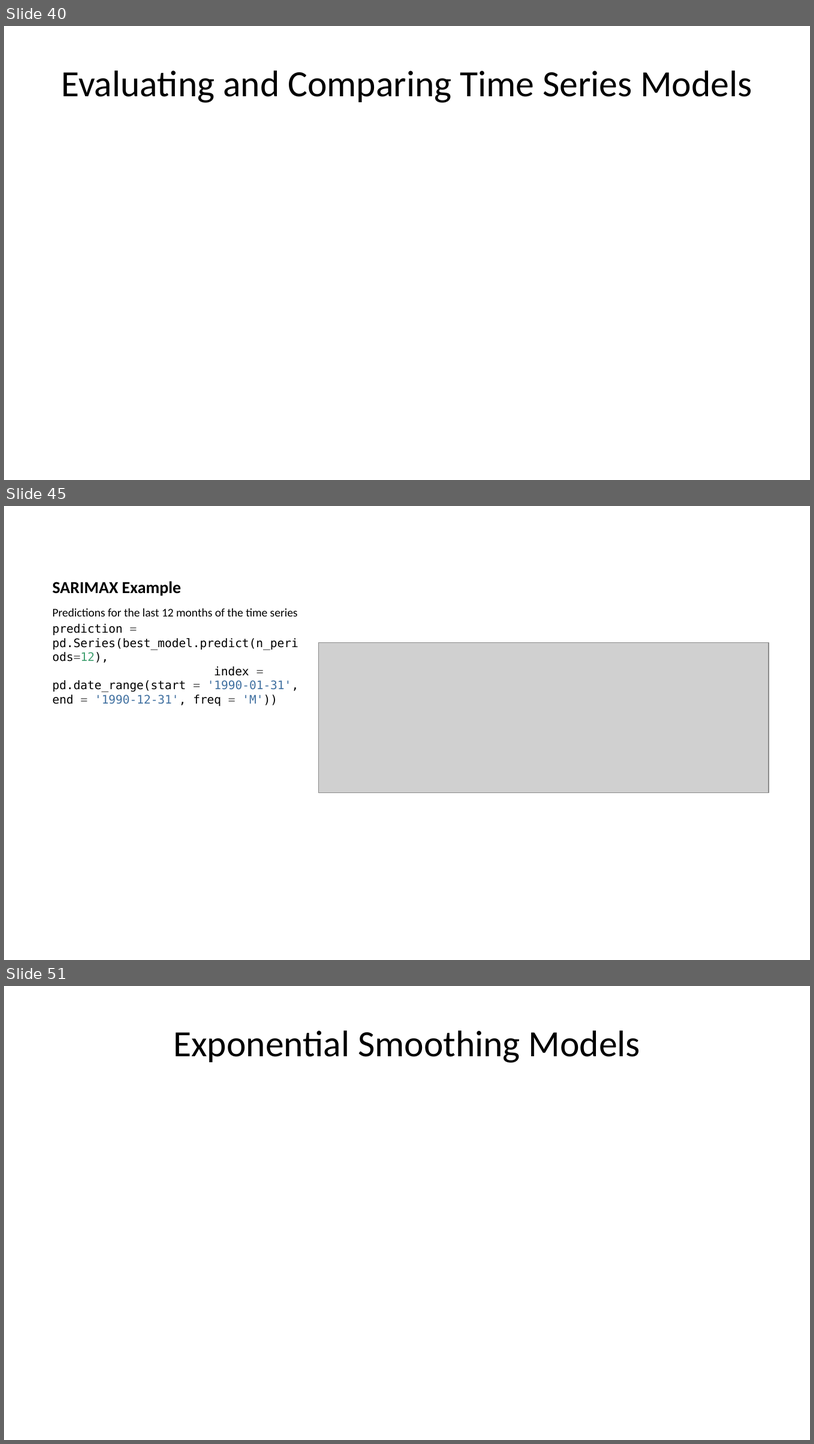
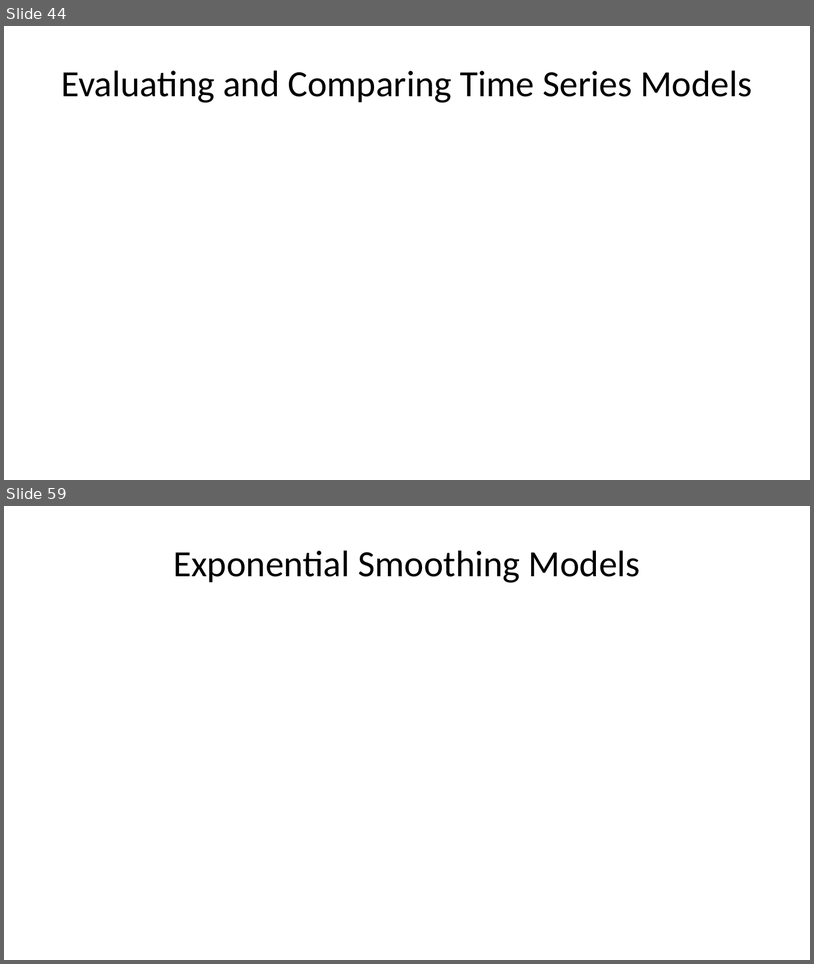
Before and after one commit to StephenElston/CSCI-E-83, a slide deck: LectureSlides/12_IntroductionToTimeSeriesForecasting.pptx. Shown one above the other, each under a label of ours: slides 40, 45 and 51 before the commit, slides 44 and 59 after it; the slides between them are not shown. The pictures are 814x1444 and 814x964 pixels, drawn with LibreOffice and Linux fonts; fonts in the diff are those of the drawing; grey boxes stand for pictures. Boxes give left, top, right and bottom in pixels: in the first picture for what was removed or moved away, otherwise in the second. Text is boxed around its words. In the diff, an @@ line names an element or a change of style, - is before the commit and + after.

```diff
--- a/LectureSlides/12_IntroductionToTimeSeriesForecasting.pptx
+++ b/LectureSlides/12_IntroductionToTimeSeriesForecasting.pptx
@@ slide 45 removed at bbox=[4, 506, 810, 960], background #FFFFFF @@
@@ title removed at bbox=[53, 581, 182, 596] @@
-SARIMAX Example
@@ text removed at bbox=[53, 608, 299, 706] @@
-Predictions for the last 12 months of the time series
-prediction = pd.Series(best_model.predict(n_periods=12),
-index = pd.date_range(start = '1990-01-31', end = '1990-12-31', freq = 'M'))
@@ picture removed at bbox=[318, 642, 768, 792] @@
@@ what was slide 40 is now slide 44 @@
@@ what was slide 51 is now slide 59 @@
```
Also in this commit, not shown: 7 slides changed, 13 slides added, 4 other slides removed.
